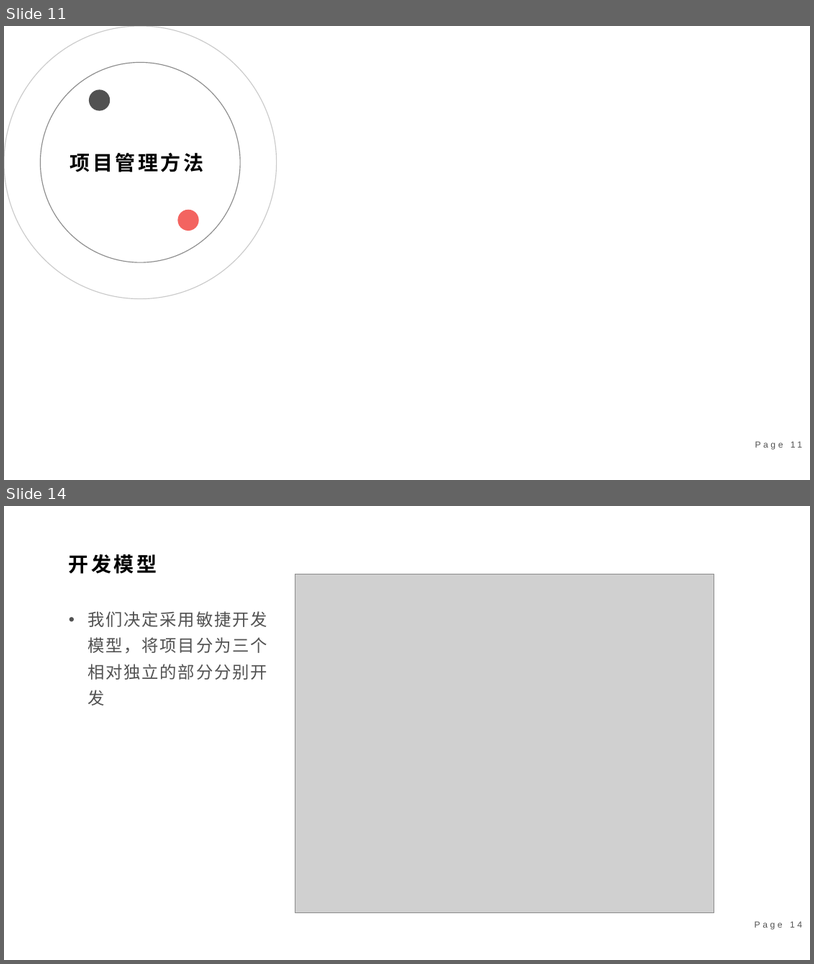
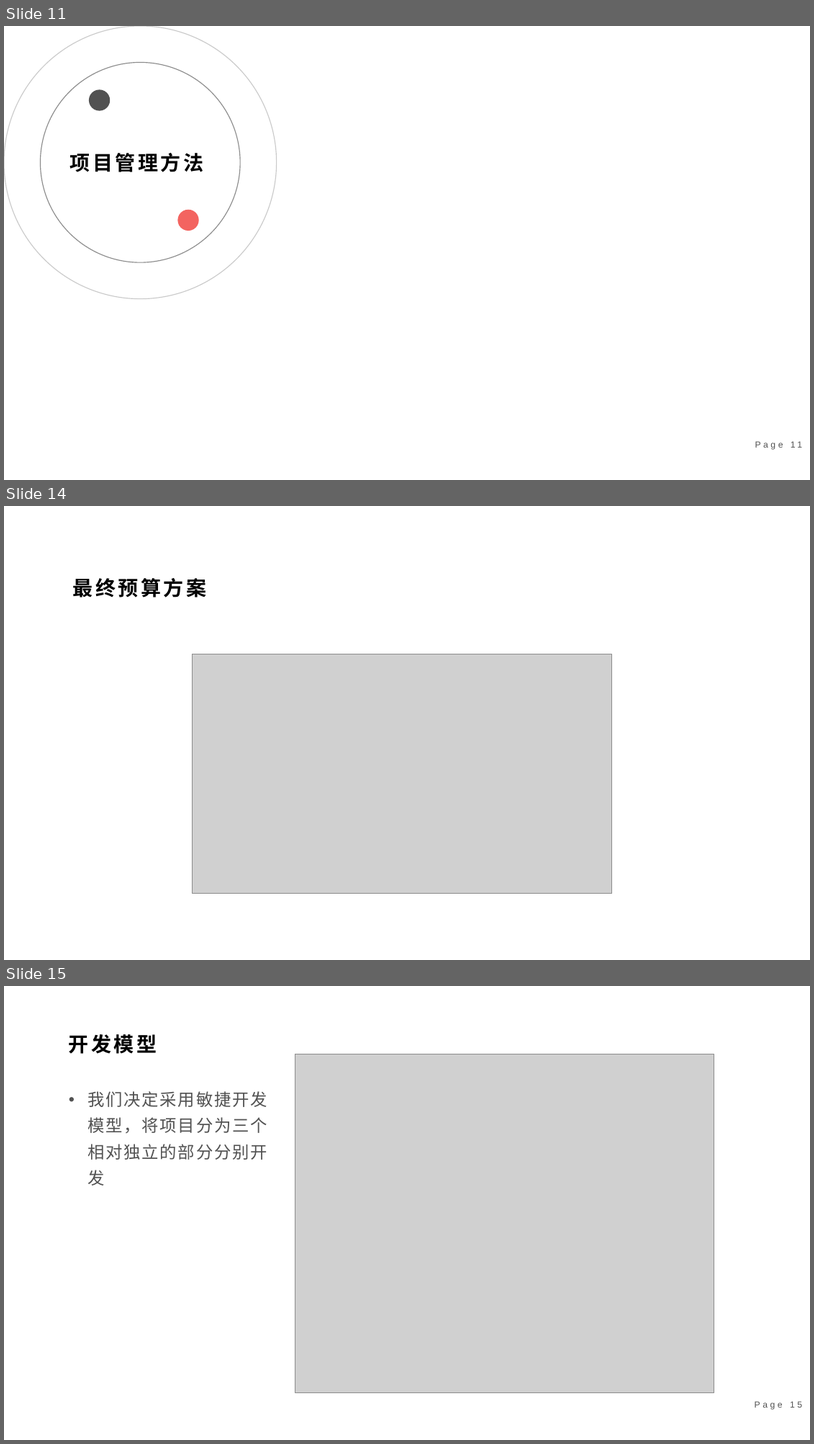
Before and after one commit to Cheeennnnnnnn/Unnamed, a slide deck: 第一次提交物-未命名小组/第1次汇报-未命名小组.pptx. Shown one above the other, each under a label of ours: slides 11 and 14 before the commit, slides 11, 14 and 15 after it; the slides between them are not shown. The pictures are 814x964 and 814x1444 pixels, drawn with LibreOffice and Linux fonts; fonts in the diff are those of the drawing; grey boxes stand for pictures. Boxes give left, top, right and bottom in pixels: in the first picture for what was removed or moved away, otherwise in the second. Text is boxed around its words. In the diff, an @@ line names an element or a change of style, - is before the commit and + after.

Commit message:
张海汀的提交2
汇报ppt继续完善，补充了经济预算的投票结果

```diff
--- a/第一次提交物-未命名小组/第1次汇报-未命名小组.pptx
+++ b/第一次提交物-未命名小组/第1次汇报-未命名小组.pptx
@@ slide 14 added at [4,506,810,960], background #FFFFFF @@
@@ text added at [73,578,206,597], 24 pt, text #000000, bold @@
+最终预算方案
@@ picture added at [193,654,612,893] @@
@@ what was slide 14 is now slide 15 @@
@@ page number at [755,1401,802,1409]: text changed @@
-Page 14
+Page 15
```
Also in this commit, not shown: 2 slides changed, 4 other files.
